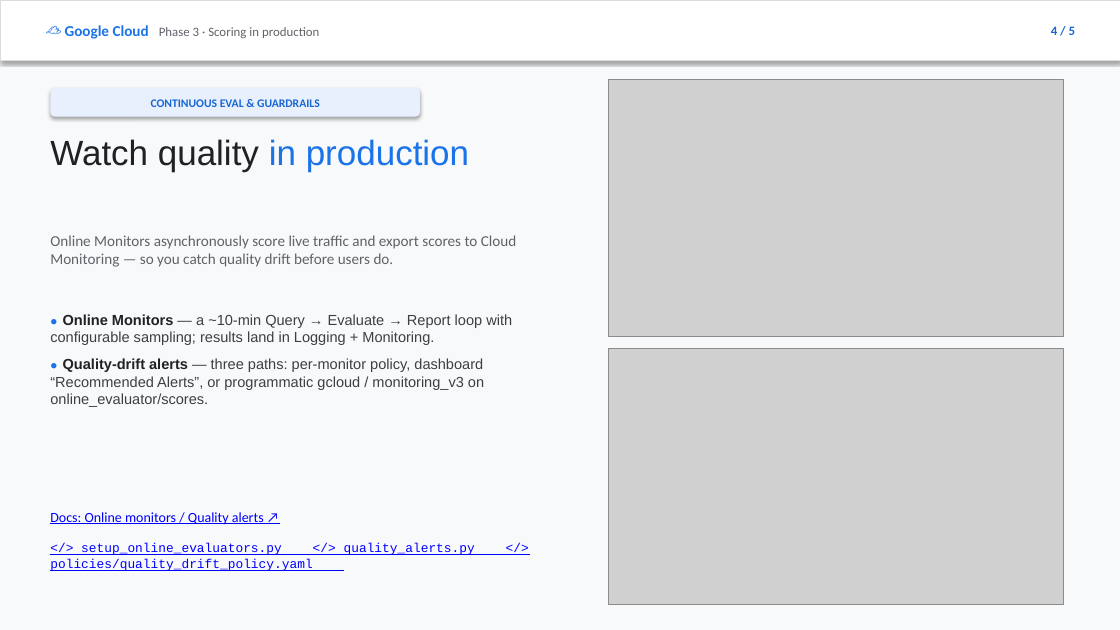
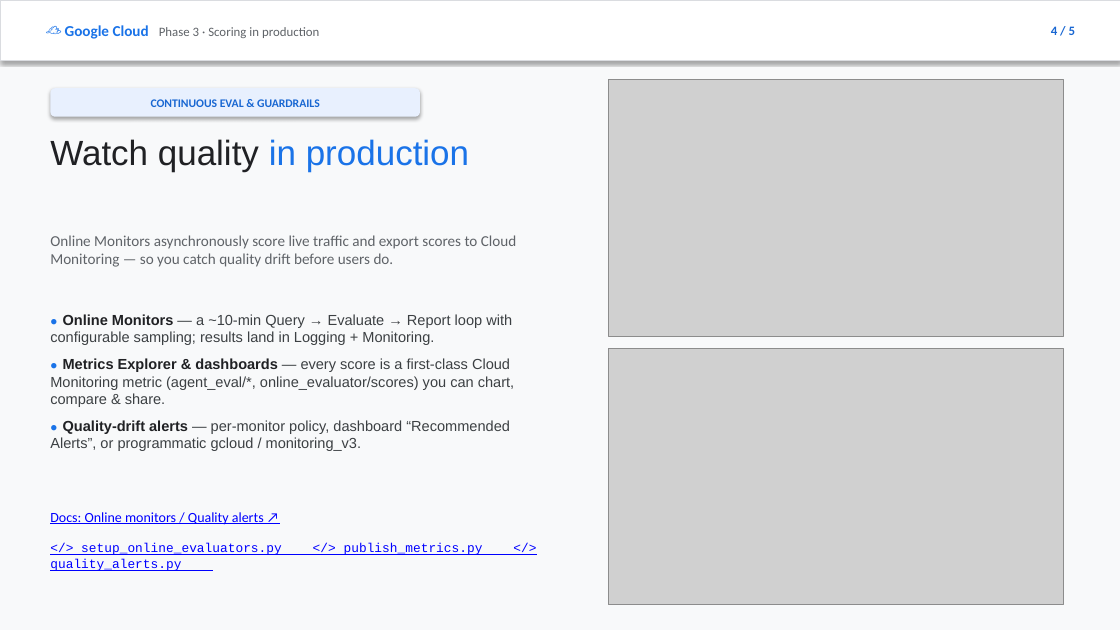
Before and after one commit to jswortz/geap-tour, a slide deck: slide 4 of docs/eval_slides.pptx. Drawn at 1120x630 pixels with LibreOffice and Linux fonts; fonts in the diff are those of the drawing; grey boxes stand for pictures. Boxes give left, top, right and bottom in pixels: in the first picture for what was removed or moved away, otherwise in the second. Text is boxed around its words. In the diff, an @@ line names an element or a change of style, - is before the commit and + after.

```diff
--- a/docs/eval_slides.pptx
+++ b/docs/eval_slides.pptx
@@ text at <box>50,358,514,451</box>: text changed @@
-● Quality-drift alerts — three paths: per-monitor policy, dashboard “Recommended Alerts”, or programmatic gcloud / monitoring_v3 on online_evaluator/scores.
+● Metrics Explorer & dashboards — every score is a first-class Cloud Monitoring metric (agent_eval/*, online_evaluator/scores) you can chart, compare & share.
+● Quality-drift alerts — per-monitor policy, dashboard “Recommended Alerts”, or programmatic gcloud / monitoring_v3.
@@ text at <box>81,543,483,555</box>: text changed @@
-</> setup_online_evaluators.py </> quality_alerts.py </> policies/quality_drift_policy.yaml
+</> setup_online_evaluators.py </> publish_metrics.py </> quality_alerts.py
```
Also in this commit, not shown: 5 other files.
